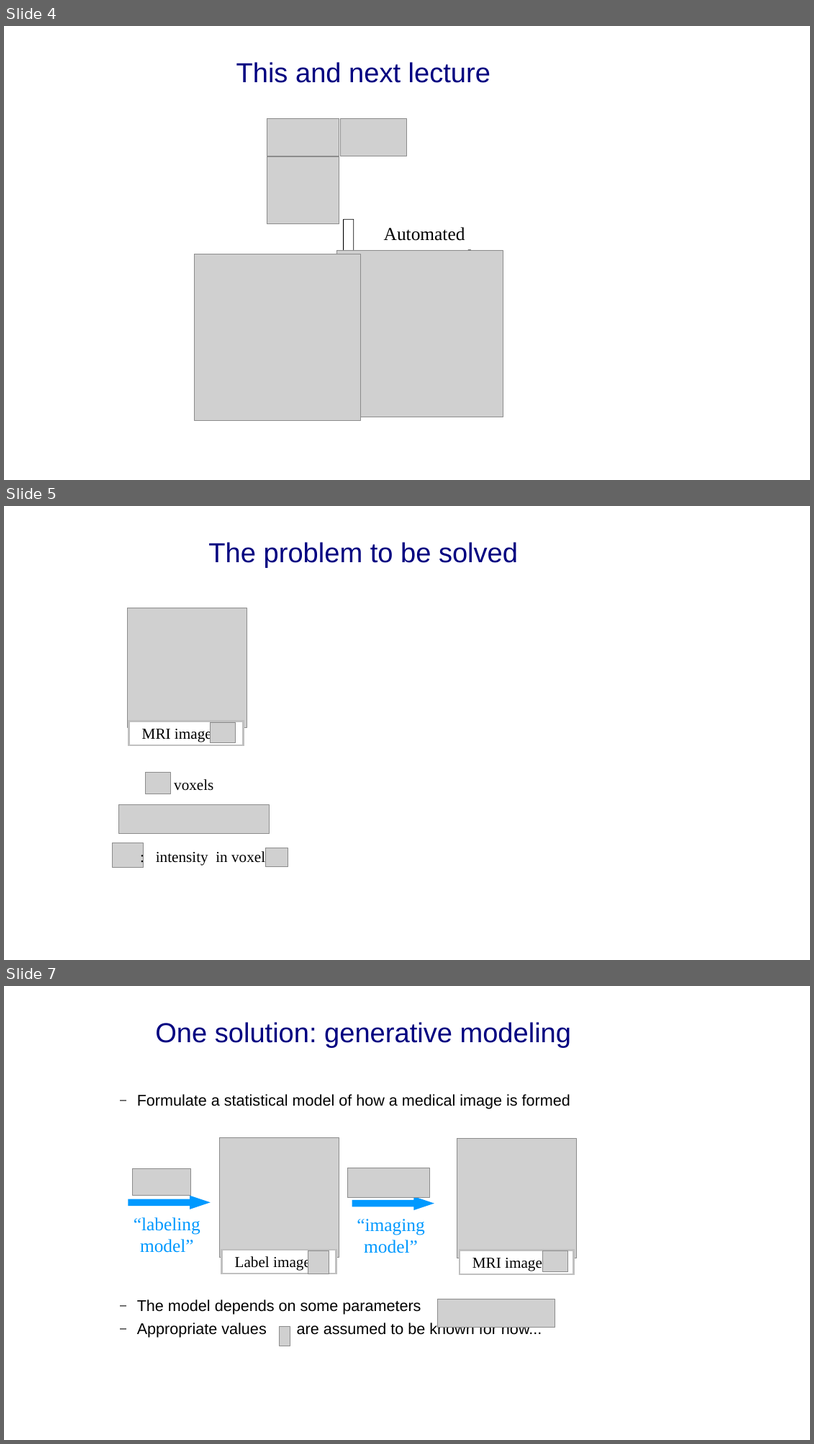
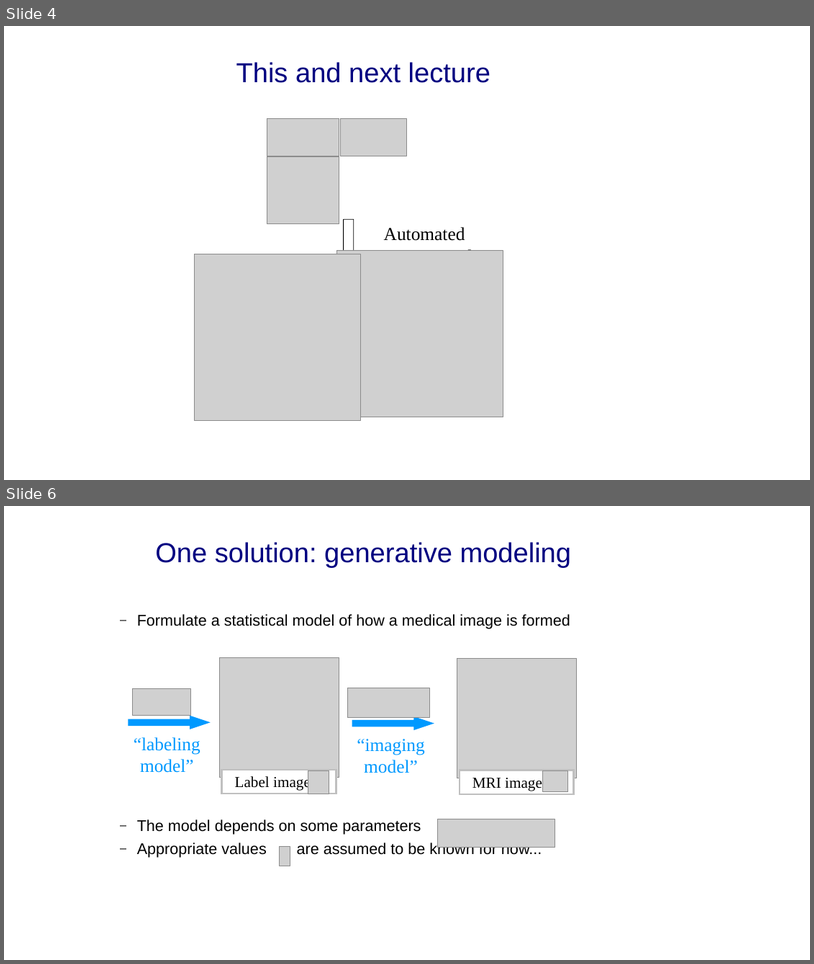
Before and after one commit to oulap/MIA, a slide deck: lecture_slides/lecture_generative_models_for_segmentation_1/lecture_modelBasedSegmentationI.odp. Shown one above the other, each under a label of ours: slides 4, 5 and 7 before the commit, slides 4 and 6 after it; the slides between them are not shown. The pictures are 814x1444 and 814x964 pixels, drawn with LibreOffice and Linux fonts; fonts in the diff are those of the drawing; grey boxes stand for pictures; background and template pictures are left out. Boxes give left, top, right and bottom in pixels: in the first picture for what was removed or moved away, otherwise in the second. Text is boxed around its words. In the diff, an @@ line names an element or a change of style, - is before the commit and + after.

```diff
--- a/lecture_slides/lecture_generative_models_for_segmentation_1/lecture_modelBasedSegmentationI.odp
+++ b/lecture_slides/lecture_generative_models_for_segmentation_1/lecture_modelBasedSegmentationI.odp
@@ slide 5 removed at (x1=4, y1=506, x2=810, y2=960), background #FFFFFF @@
@@ title removed at (x1=208, y1=542, x2=518, y2=568) @@
-The problem to be solved
@@ picture removed at (x1=127, y1=608, x2=247, y2=728) @@
@@ rectangle removed at (x1=129, y1=721, x2=243, y2=745) @@
-MRI image
@@ picture removed at (x1=210, y1=722, x2=236, y2=742) @@
@@ picture removed at (x1=146, y1=772, x2=171, y2=794) @@
@@ text removed at (x1=174, y1=779, x2=214, y2=790) @@
-voxels
@@ picture removed at (x1=119, y1=804, x2=270, y2=833) @@
@@ picture removed at (x1=113, y1=843, x2=144, y2=867) @@
@@ text removed at (x1=156, y1=851, x2=265, y2=865) @@
-: intensity in voxel
@@ picture removed at (x1=265, y1=848, x2=288, y2=867) @@
@@ what was slide 7 is now slide 6 @@
```
Also in this commit, not shown: 2 slides changed, 1 other file.
